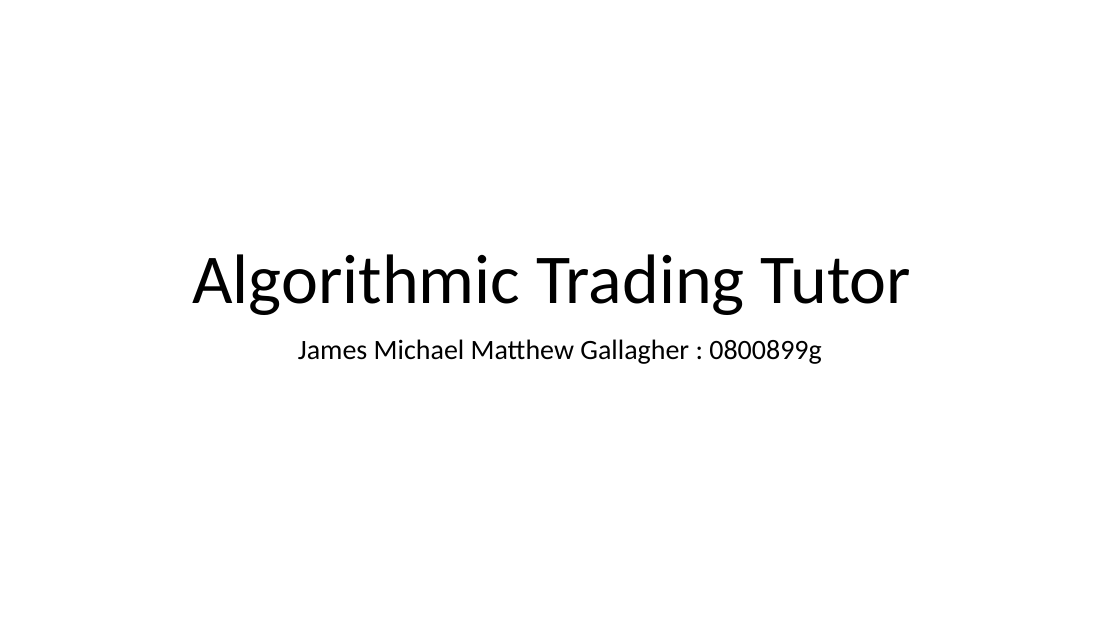
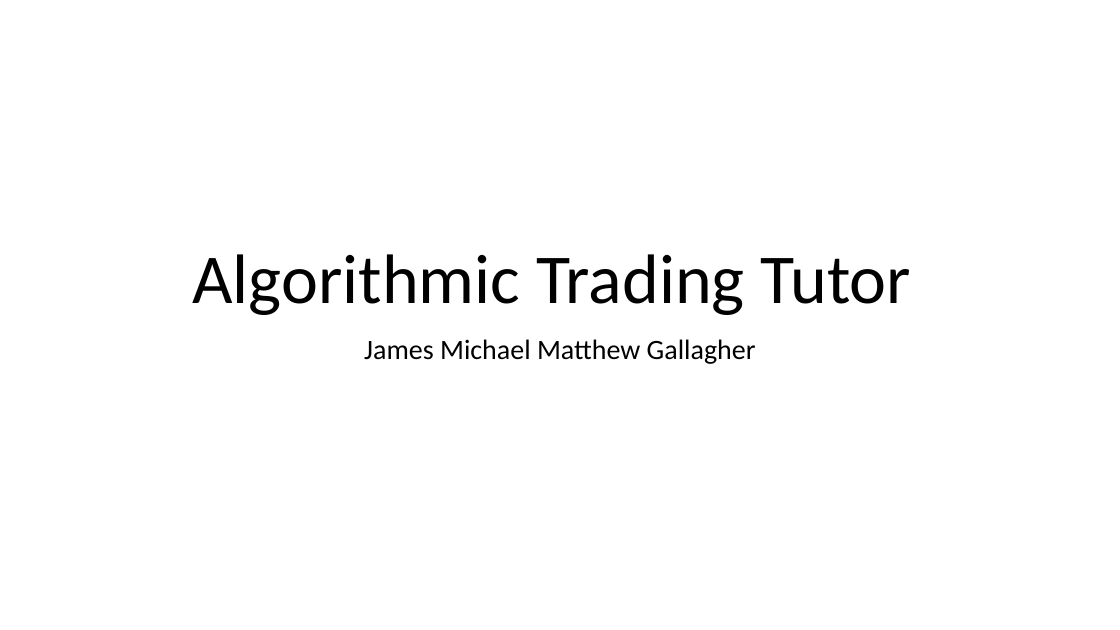
Before and after one commit to mrjgallagher/Teaching-the-general-public-about-financial-trading-algorithms, a slide deck: slide 1 of Algorithmic Trading Tutor.pptx. Drawn at 1120x630 pixels with LibreOffice and Linux fonts; fonts in the diff are those of the drawing. Boxes give left, top, right and bottom in pixels: in the first picture for what was removed or moved away, otherwise in the second. Text is boxed around its words. In the diff, an @@ line names an element or a change of style, - is before the commit and + after.

Commit message:
B.Sc Computer Science Dissertation Project

```diff
--- a/Algorithmic Trading Tutor.pptx
+++ b/Algorithmic Trading Tutor.pptx
@@ subtitle at [364, 339, 756, 364]: text changed @@
-James Michael Matthew Gallagher : 0800899g
+James Michael Matthew Gallagher
```
